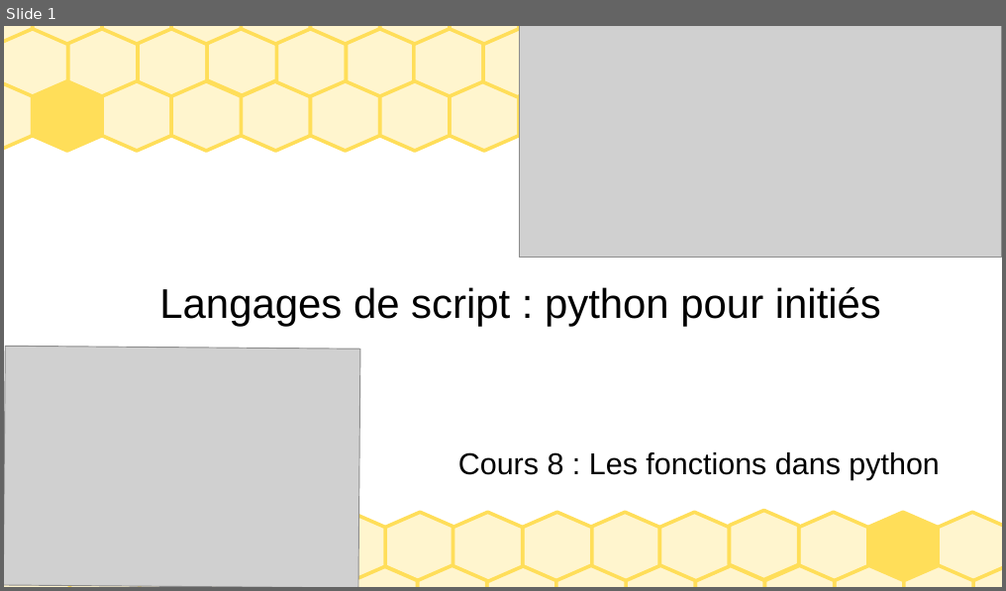
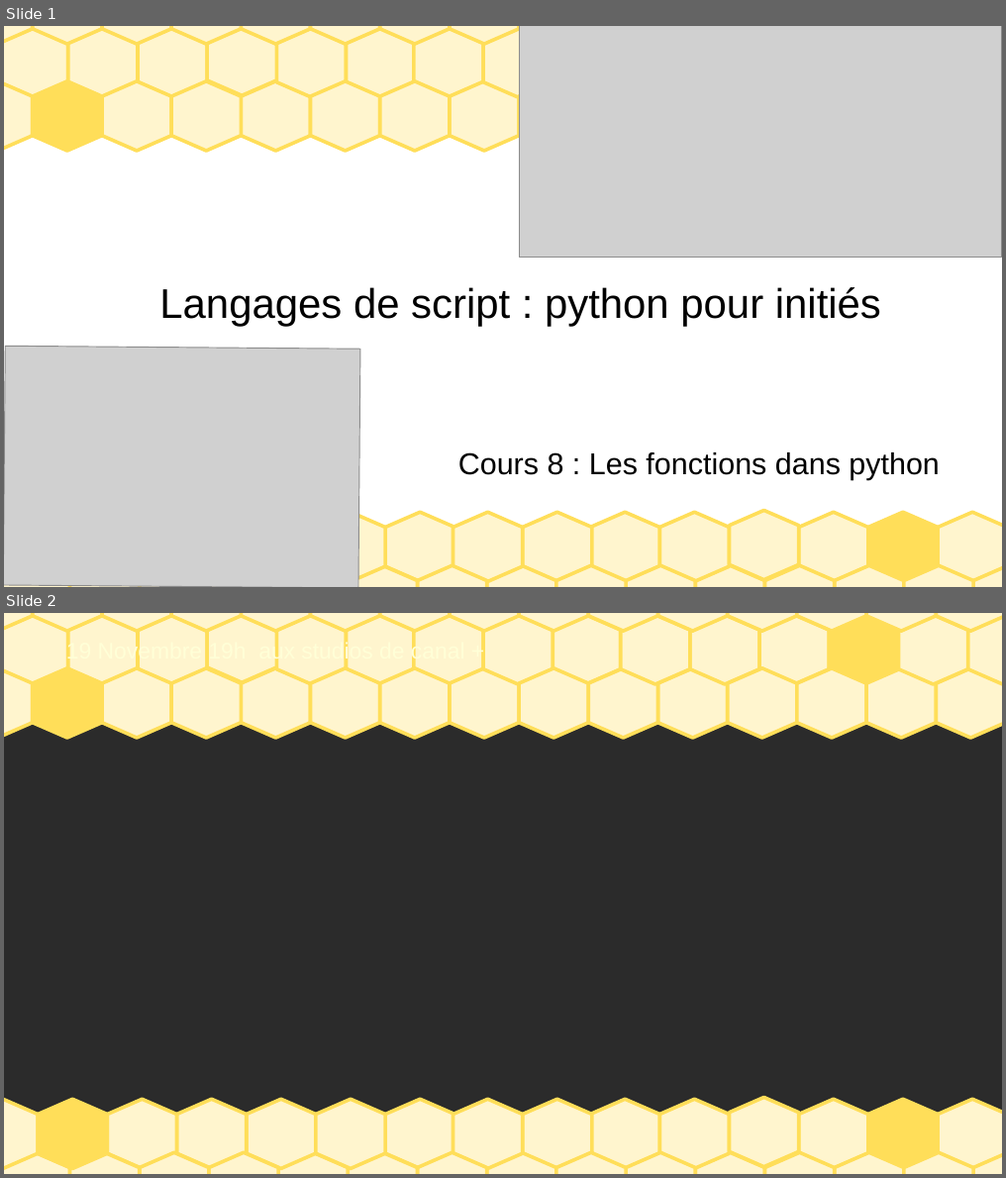
Before and after one commit to Dinarque/INALCO_Inalco_M2_langage_de_scripts_2024_eleves, a slide deck: Cours/INALCO_C8_les_fonctions_dans_python.odp. Shown one above the other, each under a label of ours: slide 1 before the commit, slides 1 and 2 after it. The pictures are 1006x591 and 1006x1178 pixels, drawn with LibreOffice and Linux fonts; fonts in the diff are those of the drawing; grey boxes stand for pictures; background and template pictures are left out; a plain dark background stands for a picture behind light text. Boxes give left, top, right and bottom in pixels: in the first picture for what was removed or moved away, otherwise in the second. Text is boxed around its words. In the diff, an @@ line names an element or a change of style, - is before the commit and + after.

```diff
--- a/Cours/INALCO_C8_les_fonctions_dans_python.odp
+++ b/Cours/INALCO_C8_les_fonctions_dans_python.odp
@@ slide 2 added at (4, 613, 1002, 1174), background picture (left out); not listed: 64 template elements that a slide beside it also shows @@
@@ text added at (66, 641, 465, 664), 18 pt, text #FFFFD7 @@
+19 Novembre 19h aux studios de canal +
@@ freeform shape added at (550, 615, 621, 684), fill #FFF5CE, outline #FFDE59 2.83 pt @@
@@ freeform shape added at (621, 615, 690, 684), fill #FFF5CE, outline #FFDE59 2.83 pt @@
@@ freeform shape added at (690, 615, 760, 684), fill #FFF5CE, outline #FFDE59 2.83 pt @@
@@ freeform shape added at (760, 615, 830, 684), fill #FFF5CE, outline #FFDE59 2.83 pt @@
@@ freeform shape added at (829, 615, 899, 684), fill #FFDE59, outline #FFDE59 2.83 pt @@
@@ freeform shape added at (899, 615, 968, 684), fill #FFF5CE, outline #FFDE59 2.83 pt @@
@@ freeform shape added at (589, 668, 658, 738), fill #FFF5CE, outline #FFDE59 2.83 pt @@
@@ freeform shape added at (657, 668, 728, 738), fill #FFF5CE, outline #FFDE59 2.83 pt @@
@@ freeform shape added at (728, 668, 797, 738), fill #FFF5CE, outline #FFDE59 2.83 pt @@
@@ freeform shape added at (797, 668, 867, 738), fill #FFF5CE, outline #FFDE59 2.83 pt @@
@@ freeform shape added at (867, 668, 937, 738), fill #FFF5CE, outline #FFDE59 2.83 pt @@
```
